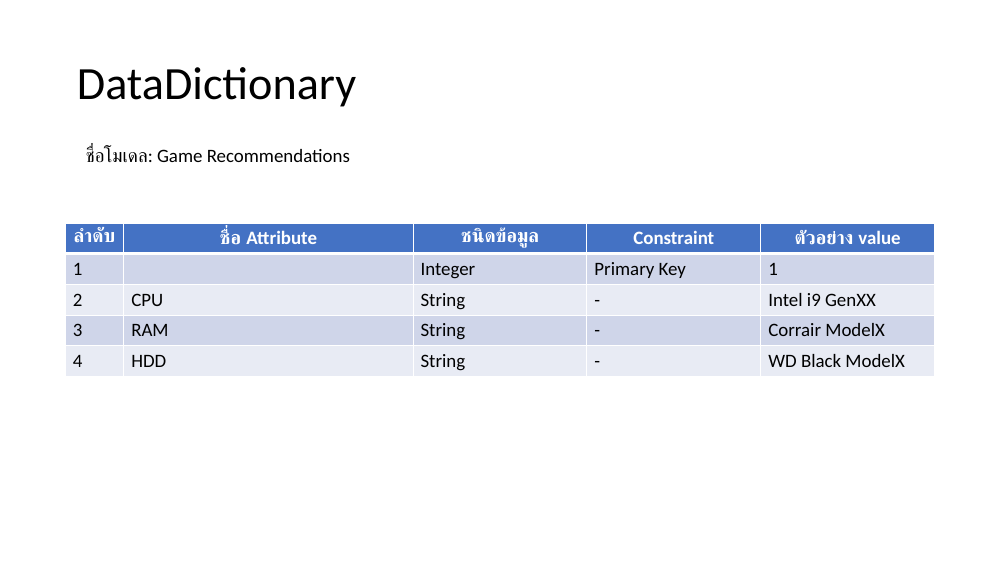
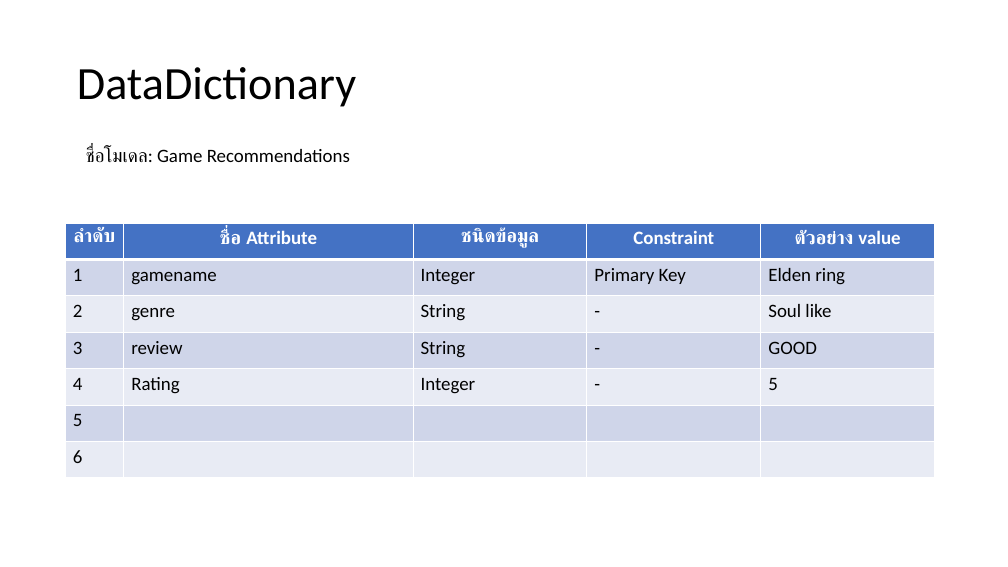
Before and after one commit to Nathakon1/Project-Mobile-App, a slide deck: slide 2 of present/ไฟล์นำเสนอ.pptx. Drawn at 1008x567 pixels with LibreOffice and Linux fonts; fonts in the diff are those of the drawing. Boxes give left, top, right and bottom in pixels: in the first picture for what was removed or moved away, otherwise in the second. Text is boxed around its words. In the diff, an @@ line names an element or a change of style, - is before the commit and + after.

Commit message:
update

```diff
--- a/present/ไฟล์นำเสนอ.pptx
+++ b/present/ไฟล์นำเสนอ.pptx
@@ table at (65,223,935,478) @@
-row 2: 1 |  | Integer | Primary Key | 1
-row 3: 2 | CPU | String | - | Intel i9 GenXX
-row 4: 3 | RAM | String | - | Corrair ModelX
-row 5: 4 | HDD | String | - | WD Black ModelX
+row 2: 1 | gamename | Integer | Primary Key | Elden ring
+row 3: 2 | genre | String | - | Soul like
+row 4: 3 | review | String | - | GOOD
+row 5: 4 | Rating | Integer | - | 5
+row 6: 5 |  |  |  | 
+row 7: 6 |  |  |  | 
```
